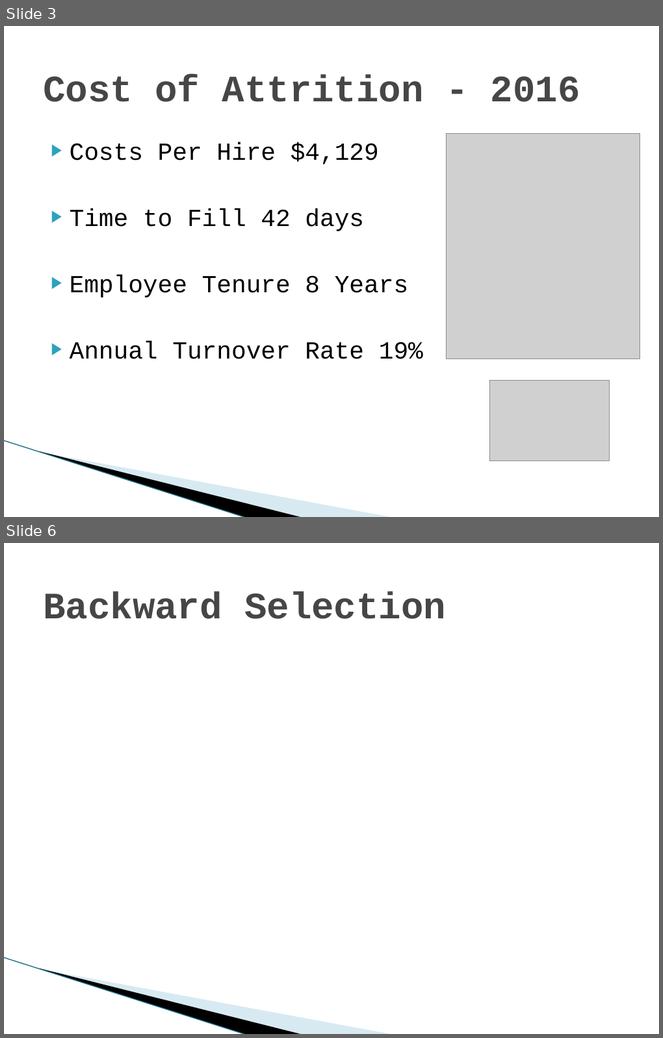
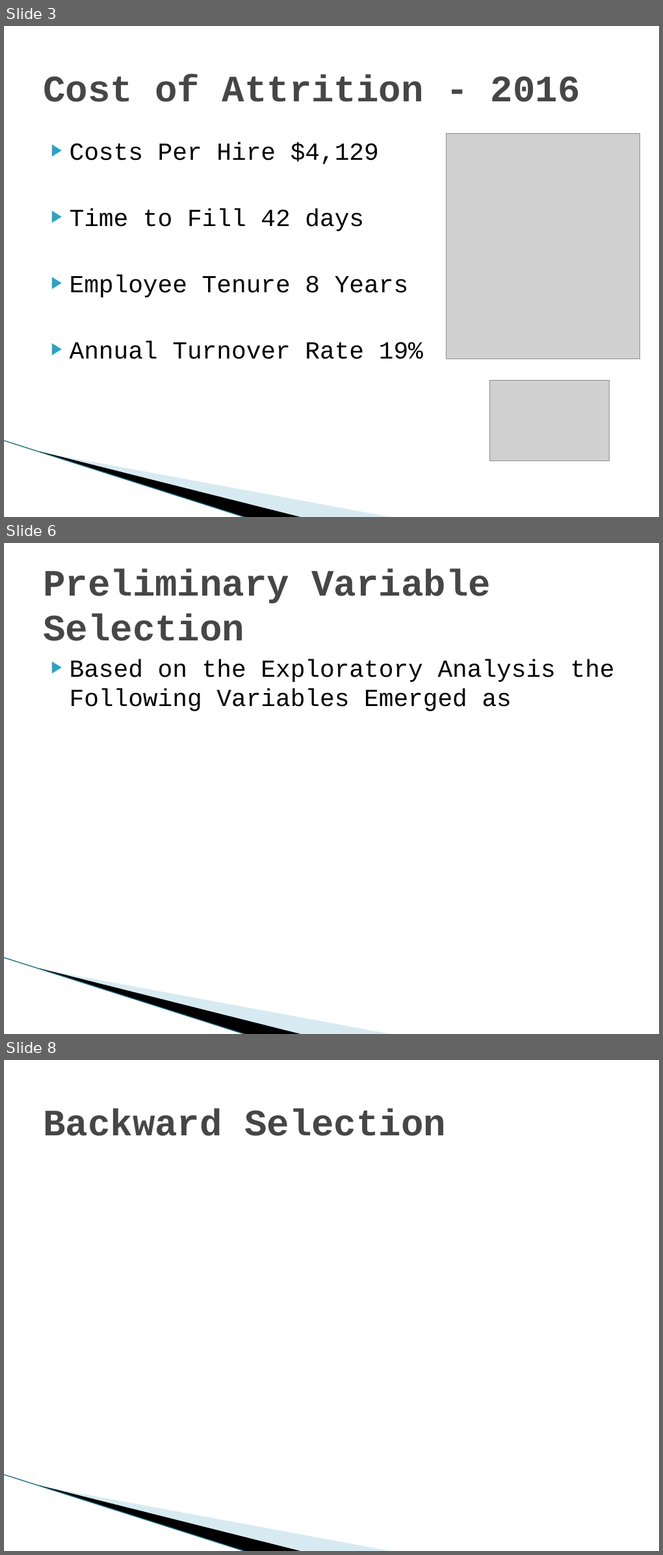
Before and after one commit to DataTex1/CaseStudy2, a slide deck: DDS Attrition Analysis.pptx. Shown one above the other, each under a label of ours: slides 3 and 6 before the commit, slides 3, 6 and 8 after it; the slides between them are not shown. The pictures are 663x1038 and 663x1555 pixels, drawn with LibreOffice and Linux fonts; fonts in the diff are those of the drawing; grey boxes stand for pictures; background and template pictures are left out. Boxes give left, top, right and bottom in pixels: in the first picture for what was removed or moved away, otherwise in the second. Text is boxed around its words. In the diff, an @@ line names an element or a change of style, - is before the commit and + after.

```diff
--- a/DDS Attrition Analysis.pptx
+++ b/DDS Attrition Analysis.pptx
@@ slide 6 added at <box>4,543,659,1034</box>, background #FFFFFF; not listed: 3 template elements that a slide beside it also shows @@
@@ title added at <box>43,569,490,641</box>, 41 pt, text #464646, bold @@
+Preliminary Variable Selection
@@ text added at <box>70,659,615,711</box>, 27 pt, text #000000 @@
+▶ Based on the Exploratory Analysis the Following Variables Emerged as
@@ what was slide 6 is now slide 8 @@
```
Also in this commit, not shown: 2 slides changed, 1 other slide added.
